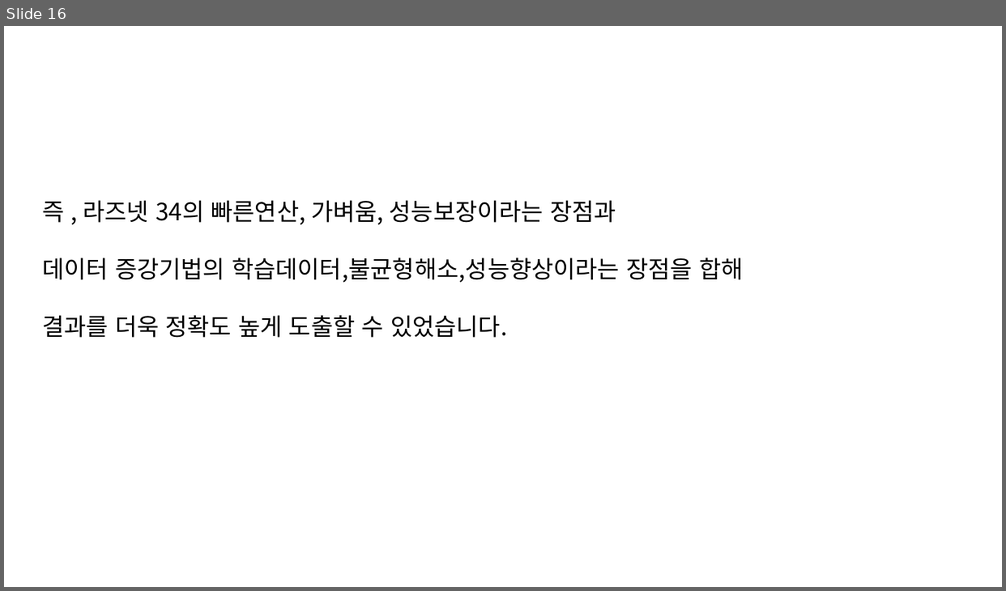
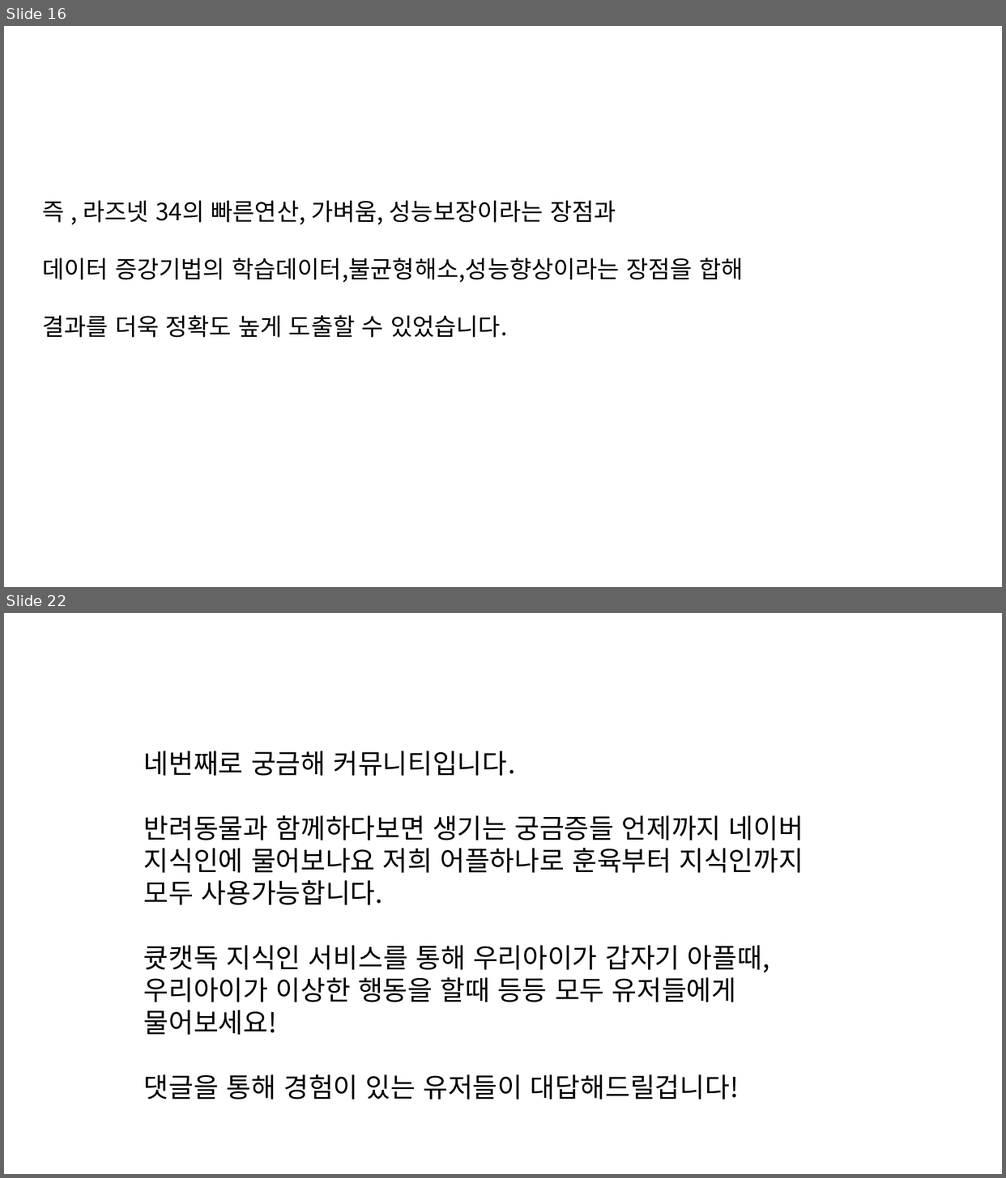
Before and after one commit to dino889/CuteCatDog, a slide deck: Document/최종 발표대본.pptx. Shown one above the other, each under a label of ours: slide 16 before the commit, slides 16 and 22 after it; the slides between them are not shown. The pictures are 1006x591 and 1006x1178 pixels, drawn with LibreOffice and Linux fonts; fonts in the diff are those of the drawing. Boxes give left, top, right and bottom in pixels: in the first picture for what was removed or moved away, otherwise in the second. Text is boxed around its words. In the diff, an @@ line names an element or a change of style, - is before the commit and + after.

```diff
--- a/Document/최종 발표대본.pptx
+++ b/Document/최종 발표대본.pptx
@@ slide 22 added at (4,613,1002,1174), background #FFFFFF @@
@@ text added at (144,751,803,1100), 26 pt, text #000000 @@
+네번째로 궁금해 커뮤니티입니다.
+반려동물과 함께하다보면 생기는 궁금증들 언제까지 네이버 지식인에 물어보나요 저희 어플하나로 훈육부터 지식인까지 모두 사용가능합니다.
+큣캣독 지식인 서비스를 통해 우리아이가 갑자기 아플때, 우리아이가 이상한 행동을 할때 등등 모두 유저들에게 물어보세요!
+댓글을 통해 경험이 있는 유저들이 대답해드릴겁니다!
```
Also in this commit, not shown: 9 other slides added, 1 slide removed.
